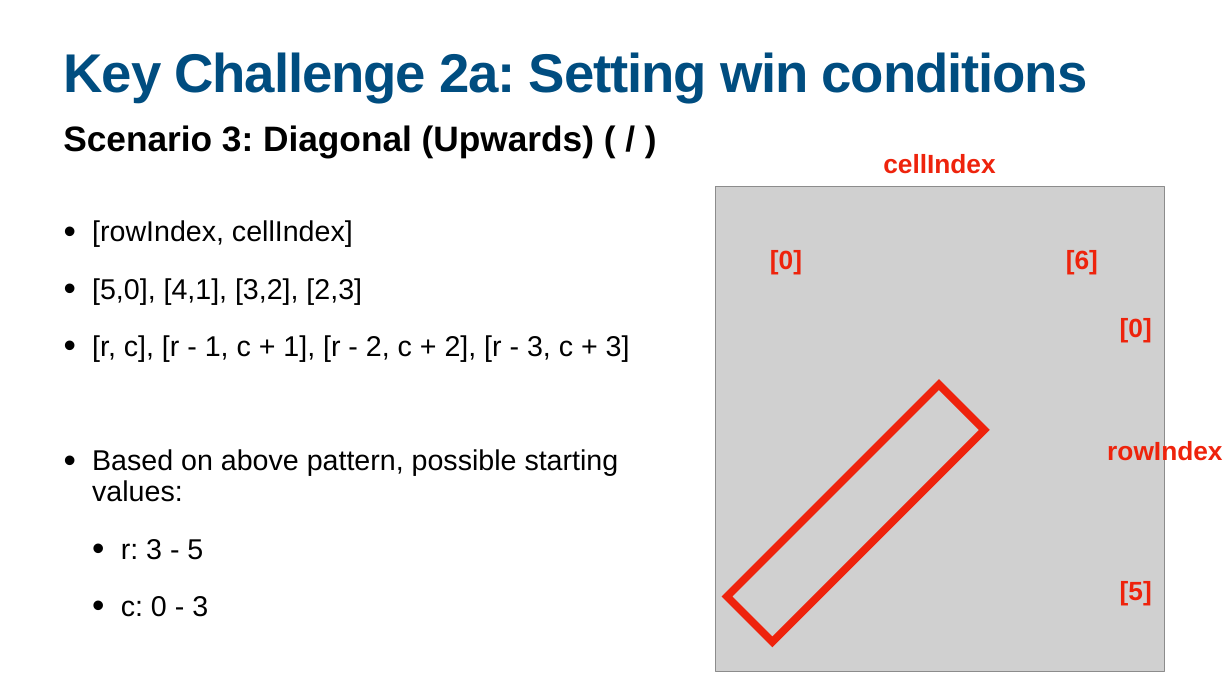
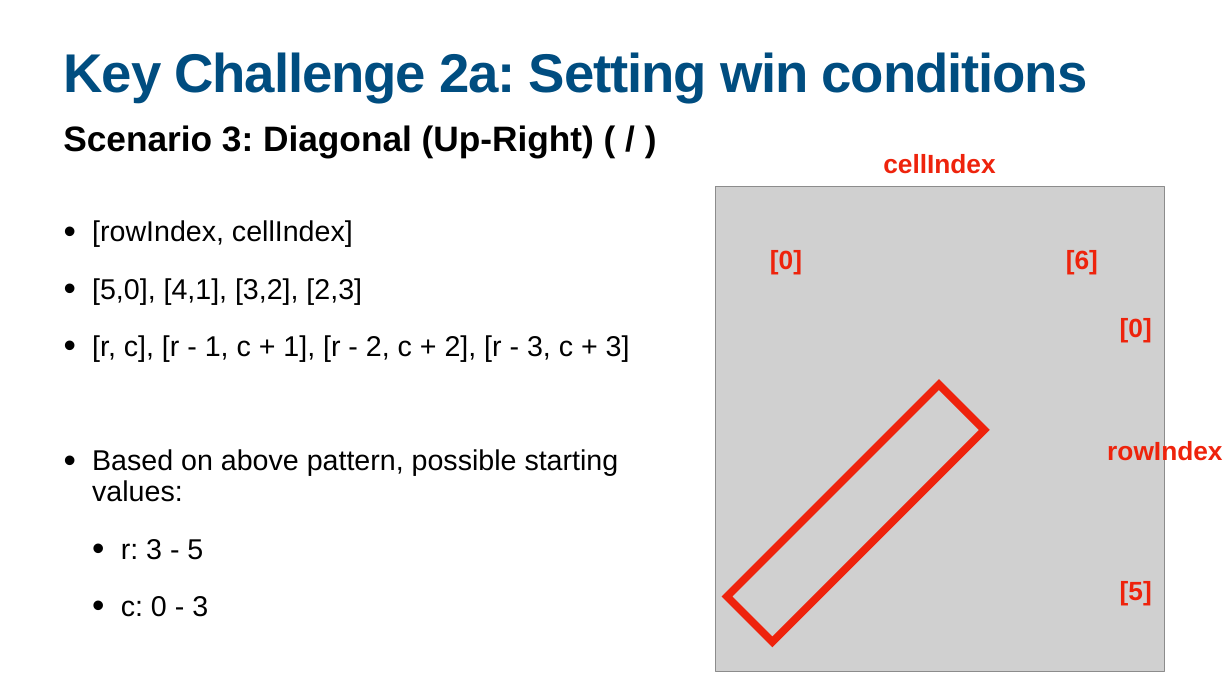
Before and after one commit to muiboonyang/connect-four, a slide deck: slide 12 of slides/Project 1 - Connect Four (Ernest).pptx. Drawn at 1232x693 pixels with LibreOffice and Linux fonts; fonts in the diff are those of the drawing; grey boxes stand for pictures. Boxes give left, top, right and bottom in pixels: in the first picture for what was removed or moved away, otherwise in the second. Text is boxed around its words. In the diff, an @@ line names an element or a change of style, - is before the commit and + after.

```diff
--- a/slides/Project 1 - Connect Four (Ernest).pptx
+++ b/slides/Project 1 - Connect Four (Ernest).pptx
@@ text at (63,125,594,157): text changed @@
-Scenario 3: Diagonal (Upwards) ( / )
+Scenario 3: Diagonal (Up-Right) ( / )
```
Also in this commit, not shown: 2 other slides changed, 1 other file.
